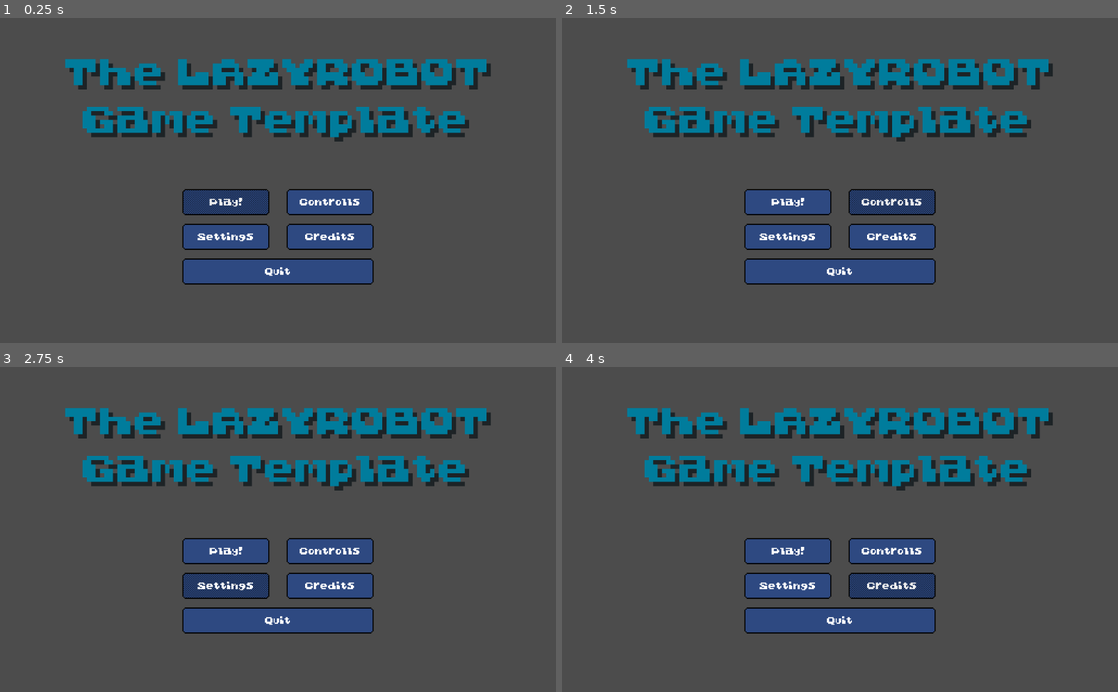
Above: before the commit, frames 1-4 (two rows, left to right).
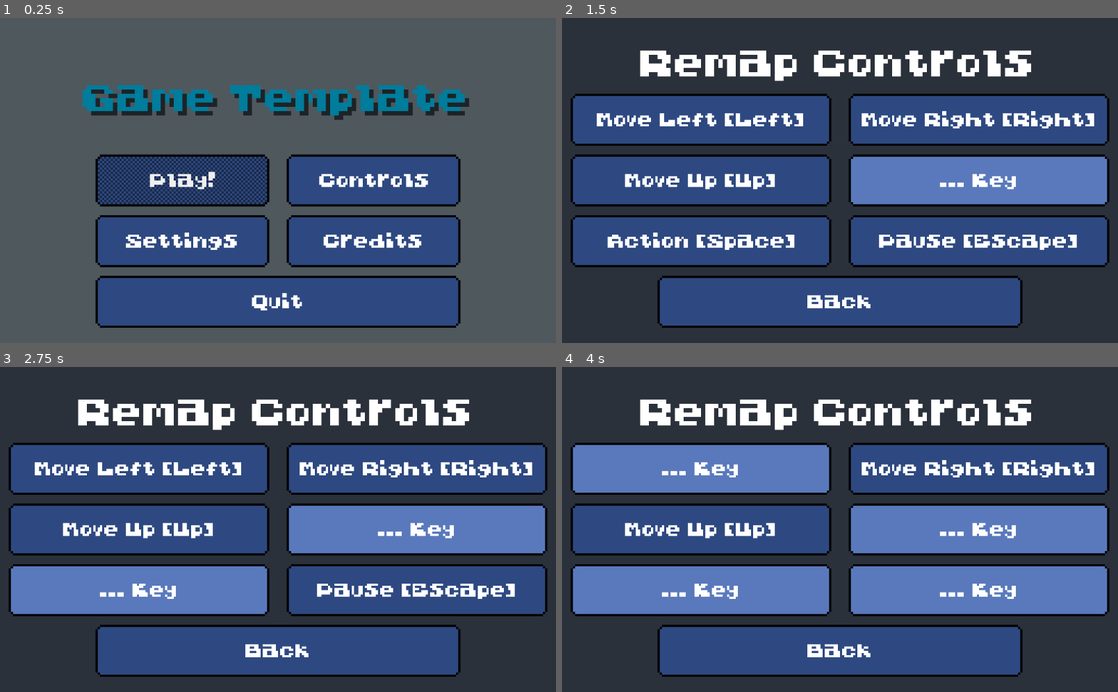
Above: after the commit, the same moments.

Repository: matt-cles/godot-game-template
Game: Godot game, scene res://scenes/Main.tscn
Same seed, same stepped clock (60 frames per second), same inputs: the game is played once before the commit and once after it.
Inputs (mouse positions are in pixels of both pictures, inside the frame that each line leads up to):
- Up to frame 1 (0.25 s): no input
- Up to frame 2 (1.5 s): click (890, 203) at 0.5 s, where only the run before the commit has a clickable "Controlls"; click (934, 180) at 1.25 s, where only the run after the commit has a clickable "Controls"
- Up to frame 3 (2.75 s): click "Settings" at 2 s
- Up to frame 4 (4 s): click "Credits" at 2.75 s; click (701, 467) at 3.5 s, where only the run after the commit has a clickable "Move Left [Left]"

The runs differ from the first frame. In frame 1, 42% of the frame differs, in the area x 11-89%, y 12-96%; in frame 2, 95%; in frame 3, 96%; in frame 4, 97%, in the area x 0-100%, y 0-100%.

Commit message:
add remappable keys

Diff:
--- a/game/project.godot
+++ b/game/project.godot
@@ -9,12 +9,18 @@
 config_version=4
 
 _global_script_classes=[ {
+"base": "Control",
+"class": "Submenu",
+"language": "GDScript",
+"path": "res://scripts/menu_scripts/Submenu.gd"
+}, {
 "base": "Object",
 "class": "SymanticVersion",
 "language": "GDScript",
-"path": "res://scripts/SymanticVersion.gd"
+"path": "res://scripts/helper_scripts/SymanticVersion.gd"
 } ]
 _global_script_class_icons={
+"Submenu": "",
 "SymanticVersion": ""
 }
 
@@ -26,8 +32,8 @@
 
 [autoload]
 
-Settings="*res://scripts/Settings.gd"
-Events="*res://scripts/Events.gd"
+Settings="*res://scripts/singleton_class_scripts/Settings.gd"
+Events="*res://scripts/singleton_class_scripts/Events.gd"
 
 [importer_defaults]
 
--- /dev/null
+++ b/game/scenes/ControlMenu.tscn
@@ -0,0 +1,165 @@
+[gd_scene load_steps=4 format=2]
+
+[ext_resource path="res://scripts/menu_scripts/ControlMenu.gd" type="Script" id=1]
+[ext_resource path="res://assets/HeavyPixTheme/HeavyPix.theme" type="Theme" id=2]
+[ext_resource path="res://scripts/helper_scripts/RemappableKeyButton.gd" type="Script" id=3]
+
+[node name="ControlMenu" type="Control"]
+anchor_right = 1.0
+anchor_bottom = 1.0
+theme = ExtResource( 2 )
+script = ExtResource( 1 )
+__meta__ = {
+"_edit_use_anchors_": false
+}
+default_focus = NodePath("Back")
+
+[node name="ControlMenuBG" type="ColorRect" parent="."]
+anchor_right = 1.0
+anchor_bottom = 1.0
+color = Color( 0.172549, 0.196078, 0.235294, 1 )
+__meta__ = {
+"_edit_use_anchors_": false
+}
+
+[node name="Controls" type="Label" parent="."]
+margin_top = 22.0
+margin_right = 128.0
+margin_bottom = 38.0
+rect_scale = Vector2( 4, 4 )
+text = "Remap Controls"
+align = 1
+valign = 1
+__meta__ = {
+"_edit_use_anchors_": false
+}
+
+[node name="Left" type="Button" parent="."]
+margin_left = 8.0
+margin_top = 70.0
+margin_right = 128.0
+margin_bottom = 94.0
+rect_scale = Vector2( 2, 2 )
+focus_neighbour_right = NodePath("../Right")
+focus_neighbour_bottom = NodePath("../Up")
+focus_next = NodePath("../Right")
+focus_previous = NodePath("../Back")
+toggle_mode = true
+text = "Move Left"
+script = ExtResource( 3 )
+__meta__ = {
+"_edit_use_anchors_": false
+}
+input_event = "ui_left"
+
+[node name="Right" type="Button" parent="."]
+margin_left = 264.0
+margin_top = 70.0
+margin_right = 384.0
+margin_bottom = 94.0
+rect_scale = Vector2( 2, 2 )
+focus_neighbour_left = NodePath("../Left")
+focus_neighbour_bottom = NodePath("../Down")
+focus_next = NodePath("../Up")
+focus_previous = NodePath("../Left")
+toggle_mode = true
+text = "Move Right"
+script = ExtResource( 3 )
+__meta__ = {
+"_edit_use_anchors_": false
+}
+input_event = "ui_right"
+
+[node name="Up" type="Button" parent="."]
+margin_left = 8.0
+margin_top = 126.0
+margin_right = 128.0
+margin_bottom = 150.0
+rect_scale = Vector2( 2, 2 )
+focus_neighbour_top = NodePath("../Left")
+focus_neighbour_right = NodePath("../Down")
+focus_neighbour_bottom = NodePath("../Action")
+focus_next = NodePath("../Down")
+focus_previous = NodePath("../Right")
+toggle_mode = true
+text = "Move Up"
+script = ExtResource( 3 )
+__meta__ = {
+"_edit_use_anchors_": false
+}
+input_event = "ui_up"
+
+[node name="Down" type="Button" parent="."]
+margin_left = 264.0
+margin_top = 126.0
+margin_right = 384.0
+margin_bottom = 150.0
+rect_scale = Vector2( 2, 2 )
+focus_neighbour_left = NodePath("../Up")
+focus_neighbour_top = NodePath("../Right")
+focus_neighbour_bottom = NodePath("../Escape")
+focus_next = NodePath("../Action")
+focus_previous = NodePath("../Up")
+toggle_mode = true
+text = "Move Down"
+script = ExtResource( 3 )
+__meta__ = {
+"_edit_use_anchors_": false
+}
+input_event = "ui_down"
+
+[node name="Action" type="Button" parent="."]
+margin_left = 8.0
+margin_top = 182.0
+margin_right = 128.0
+margin_bottom = 206.0
+rect_scale = Vector2( 2, 2 )
+focus_neighbour_top = NodePath("../Up")
+focus_neighbour_right = NodePath("../Escape")
+focus_neighbour_bottom = NodePath("../Back")
+focus_next = NodePath("../Escape")
+focus_previous = NodePath("../Down")
+toggle_mode = true
+text = "Action"
+script = ExtResource( 3 )
+__meta__ = {
+"_edit_use_anchors_": false
+}
+input_event = "ui_accept"
+
+[node name="Escape" type="Button" parent="."]
+margin_left = 264.0
+margin_top = 182.0
+margin_right = 384.0
+margin_bottom = 206.0
+rect_scale = Vector2( 2, 2 )
+focus_neighbour_left = NodePath("../Action")
+focus_neighbour_top = NodePath("../Down")
+focus_neighbour_bottom = NodePath("../Back")
+focus_next = NodePath("../Back")
+focus_previous = NodePath("../Action")
+toggle_mode = true
+text = "Pause"
+script = ExtResource( 3 )
+__meta__ = {
+"_edit_use_anchors_": false
+}
+input_event = "ui_cancel"
+
+[node name="Back" type="Button" parent="."]
+margin_left = 88.0
+margin_top = 238.0
+margin_right = 256.0
+margin_bottom = 262.0
+rect_scale = Vector2( 2, 2 )
+focus_neighbour_left = NodePath("../Action")
+focus_neighbour_top = NodePath("../Action")
+focus_neighbour_right = NodePath("../Escape")
+focus_next = NodePath("../Left")
+focus_previous = NodePath("../Escape")
+text = "Back"
+__meta__ = {
+"_edit_use_anchors_": false
+}
+
+[connection signal="pressed" from="Back" to="." method="_on_Back_pressed"]
--- a/game/scenes/Main.tscn
+++ b/game/scenes/Main.tscn
@@ -1,7 +1,6 @@
-[gd_scene load_steps=3 format=2]
+[gd_scene load_steps=2 format=2]
 
-[ext_resource path="res://scripts/Menu.gd" type="Script" id=1]
-[ext_resource path="res://assets/HeavyPixTheme/HeavyPix.theme" type="Theme" id=2]
+[ext_resource path="res://scenes/Menu.tscn" type="PackedScene" id=1]
 
 [node name="Main" type="Node2D"]
 
@@ -9,101 +8,8 @@
 current = true
 zoom = Vector2( 0.5, 0.5 )
 
-[node name="Menu" type="Control" parent="."]
+[node name="Menu" parent="." instance=ExtResource( 1 )]
 margin_left = -256.0
 margin_top = -150.0
 margin_right = 256.0
 margin_bottom = 150.0
-theme = ExtResource( 2 )
-script = ExtResource( 1 )
-__meta__ = {
-"_edit_use_anchors_": false
-}
-
-[node name="Play" type="Button" parent="Menu"]
-margin_left = 168.0
-margin_top = 158.0
-margin_right = 248.0
-margin_bottom = 182.0
-focus_neighbour_right = NodePath("../Controlls")
-focus_neighbour_bottom = NodePath("../Settings")
-focus_next = NodePath("../Controlls")
-focus_previous = NodePath("../QuitButton")
-text = "Play!"
-__meta__ = {
-"_edit_use_anchors_": false
-}
-
-[node name="Controlls" type="Button" parent="Menu"]
-margin_left = 264.0
-margin_top = 158.0
-margin_right = 344.0
-margin_bottom = 182.0
-focus_neighbour_left = NodePath("../Play")
-focus_neighbour_bottom = NodePath("../Credits")
-focus_next = NodePath("../Settings")
-focus_previous = NodePath("../Play")
-text = "Controlls"
-__meta__ = {
-"_edit_use_anchors_": false
-}
-
-[node name="Settings" type="Button" parent="Menu"]
-margin_left = 168.0
-margin_top = 190.0
-margin_right = 248.0
-margin_bottom = 214.0
-focus_neighbour_top = NodePath("../Play")
-focus_neighbour_right = NodePath("../Credits")
-focus_neighbour_bottom = NodePath("../Quit")
-focus_next = NodePath("../Credits")
-focus_previous = NodePath("../Controlls")
-text = "Settings"
-__meta__ = {
-"_edit_use_anchors_": false
-}
-
-[node name="Credits" type="Button" parent="Menu"]
-margin_left = 264.0
-margin_top = 190.0
-margin_right = 344.0
-margin_bottom = 214.0
-focus_neighbour_left = NodePath("../Settings")
-focus_neighbour_top = NodePath("../Controlls")
-focus_neighbour_bottom = NodePath("../Quit")
-focus_next = NodePath("../Quit")
-focus_previous = NodePath("../Settings")
-text = "Credits"
-__meta__ = {
-"_edit_use_anchors_": false
-}
-
-[node name="Quit" type="Button" parent="Menu"]
-margin_left = 168.0
-margin_top = 222.0
-margin_right = 344.0
-margin_bottom = 246.0
-focus_neighbour_left = NodePath("../Settings")
-focus_neighbour_top = NodePath("../Settings")
-focus_neighbour_right = NodePath("../Credits")
-focus_next = NodePath("../Play")
-focus_previous = NodePath("../Credits")
-text = "Quit"
-__meta__ = {
-"_edit_use_anchors_": false
-}
-
-[node name="Label" type="Label" parent="Menu"]
-margin_top = 22.0
-margin_right = 128.0
-margin_bottom = 54.0
-rect_scale = Vector2( 4, 4 )
-custom_colors/font_color = Color( 0, 0.490196, 0.615686, 1 )
-custom_colors/font_color_shadow = Color( 0.117647, 0.141176, 0.152941, 1 )
-text = "The LAZYROBOT Game Template"
-align = 1
-valign = 1
-autowrap = true
-__meta__ = {
-"_edit_use_anchors_": false
-}
--- /dev/null
+++ b/game/scenes/Menu.tscn
@@ -0,0 +1,194 @@
+[gd_scene load_steps=4 format=2]
+
+[ext_resource path="res://assets/HeavyPixTheme/HeavyPix.theme" type="Theme" id=1]
+[ext_resource path="res://scripts/menu_scripts/Menu.gd" type="Script" id=2]
+[ext_resource path="res://scenes/ControlMenu.tscn" type="PackedScene" id=3]
+
+[node name="Menu" type="Control"]
+anchor_left = -0.25
+anchor_top = -0.25
+anchor_right = 0.25
+anchor_bottom = 0.25
+theme = ExtResource( 1 )
+script = ExtResource( 2 )
+__meta__ = {
+"_edit_use_anchors_": false
+}
+
+[node name="MainMenu" type="Control" parent="."]
+anchor_right = 1.0
+anchor_bottom = 1.0
+__meta__ = {
+"_edit_use_anchors_": false
+}
+
+[node name="MainMenuBG" type="ColorRect" parent="MainMenu"]
+anchor_right = 1.0
+anchor_bottom = 1.0
+color = Color( 0.337255, 0.439216, 0.501961, 0.337255 )
+__meta__ = {
+"_edit_use_anchors_": false
+}
+
+[node name="Title" type="Label" parent="MainMenu"]
+margin_top = 22.0
+margin_right = 128.0
+margin_bottom = 54.0
+rect_scale = Vector2( 4, 4 )
+custom_colors/font_color = Color( 0, 0.490196, 0.615686, 1 )
+custom_colors/font_color_shadow = Color( 0.117647, 0.141176, 0.152941, 1 )
+text = "[(Project name autofill)]"
+align = 1
+valign = 1
+autowrap = true
+__meta__ = {
+"_edit_use_anchors_": false
+}
+
+[node name="Play" type="Button" parent="MainMenu"]
+margin_left = 88.0
+margin_top = 126.0
+margin_right = 168.0
+margin_bottom = 150.0
+rect_scale = Vector2( 2, 2 )
+focus_neighbour_right = NodePath("../Controls")
+focus_neighbour_bottom = NodePath("../Settings")
+focus_next = NodePath("../Controls")
+focus_previous = NodePath("../Quit")
+text = "Play!"
+__meta__ = {
+"_edit_use_anchors_": false
+}
+
+[node name="Controls" type="Button" parent="MainMenu"]
+margin_left = 264.0
+margin_top = 126.0
+margin_right = 344.0
+margin_bottom = 150.0
+rect_scale = Vector2( 2, 2 )
+focus_neighbour_left = NodePath("../Play")
+focus_neighbour_bottom = NodePath("../Credits")
+focus_next = NodePath("../Settings")
+focus_previous = NodePath("../Play")
+text = "Controls"
+__meta__ = {
+"_edit_use_anchors_": false
+}
+
+[node name="Settings" type="Button" parent="MainMenu"]
+margin_left = 88.0
+margin_top = 182.0
+margin_right = 168.0
+margin_bottom = 206.0
+rect_scale = Vector2( 2, 2 )
+focus_neighbour_top = NodePath("../Play")
+focus_neighbour_right = NodePath("../Credits")
+focus_neighbour_bottom = NodePath("../Quit")
+focus_next = NodePath("../Credits")
+focus_previous = NodePath("../Controls")
+text = "Settings"
+__meta__ = {
+"_edit_use_anchors_": false
+}
+
+[node name="Credits" type="Button" parent="MainMenu"]
+margin_left = 264.0
+margin_top = 182.0
+margin_right = 344.0
+margin_bottom = 206.0
+rect_scale = Vector2( 2, 2 )
+focus_neighbour_left = NodePath("../Settings")
+focus_neighbour_top = NodePath("../Controls")
+focus_neighbour_bottom = NodePath("../Quit")
+focus_next = NodePath("../Quit")
+focus_previous = NodePath("../Settings")
+text = "Credits"
+__meta__ = {
+"_edit_use_anchors_": false
+}
+
+[node name="Quit" type="Button" parent="MainMenu"]
+margin_left = 88.0
+margin_top = 238.0
+margin_right = 256.0
+margin_bottom = 262.0
+rect_scale = Vector2( 2, 2 )
+focus_neighbour_left = NodePath("../Settings")
+focus_neighbour_top = NodePath("../Settings")
+focus_neighbour_right = NodePath("../Credits")
+focus_next = NodePath("../Play")
+focus_previous = NodePath("../Credits")
+text = "Quit"
+__meta__ = {
+"_edit_use_anchors_": false
+}
+
+[node name="ControlMenu" parent="." instance=ExtResource( 3 )]
+visible = false
+
+[node name="QuitSplash" type="Control" parent="."]
+visible = false
+anchor_right = 1.0
+anchor_bottom = 1.0
+__meta__ = {
+"_edit_use_anchors_": false
+}
+
+[node name="QuitSplashBG" type="ColorRect" parent="QuitSplash"]
+anchor_right = 1.0
+anchor_bottom = 1.0
+color = Color( 0, 0, 0, 1 )
+__meta__ = {
+"_edit_use_anchors_": false
+}
+
+[node name="ThanksForPlaying" type="Label" parent="QuitSplash"]
+margin_top = 22.0
+margin_right = 128.0
+margin_bottom = 38.0
+rect_scale = Vector2( 4, 4 )
+text = "Thanks for playing!"
+align = 1
+valign = 1
+__meta__ = {
+"_edit_use_anchors_": false
+}
+
+[node name="Credits" type="Label" parent="QuitSplash"]
+margin_top = 126.0
+margin_right = 256.0
+margin_bottom = 138.0
+rect_scale = Vector2( 2, 2 )
+text = "[(Project name autofill)] made by:"
+align = 1
+valign = 1
+__meta__ = {
+"_edit_use_anchors_": false
+}
+
+[node name="Credits_list" type="Label" parent="QuitSplash"]
+margin_left = 64.0
+margin_top = 158.0
+margin_right = 256.0
+margin_bottom = 222.0
+rect_scale = Vector2( 2, 2 )
+text = "Matt Cles"
+align = 1
+__meta__ = {
+"_edit_use_anchors_": false
+}
+
+[node name="TemplateShoutOut" type="RichTextLabel" parent="QuitSplash"]
+margin_left = 136.0
+margin_top = 270.0
+margin_right = 376.0
+margin_bottom = 294.0
+bbcode_enabled = true
+bbcode_text = "
+ Made with [url=https://github.com/matt-cles/godot-game-template]Matt's Godot Game Template[url]"
+text = "
+ Made with Matt's Godot Game Template"
+
+[connection signal="pressed" from="MainMenu/Controls" to="." method="_on_Controls_pressed"]
+[connection signal="pressed" from="MainMenu/Quit" to="." method="_on_Quit_pressed"]
+[connection signal="meta_clicked" from="QuitSplash/TemplateShoutOut" to="." method="_on_TemplateShoutOut_meta_clicked"]
--- a/game/scripts/Menu.gd
+++ /dev/null
@@ -1,4 +0,0 @@
-extends Control
-
-func _ready():
-	$Play.grab_focus()
--- /dev/null
+++ b/game/scripts/helper_scripts/RemappableKeyButton.gd
@@ -0,0 +1,44 @@
+# thanks to the godot-demo for input mapping available here:
+# https://github.com/godotengine/godot-demo-projects/tree/master/gui/input_mapping
+
+extends Button
+
+onready var settings:Settings = get_node("/root/Settings")
+
+export var input_event = "enter_input_event_here"
+
+var raw_text
+
+func _ready():
+	# Capture the button label
+	raw_text = text
+	# Don't process unhandled_key_input events yet
+	set_process_unhandled_key_input(false)
+	# Update the text to show the current key assigned
+	show_current_key()
+
+func show_current_key():
+	var current_keys = InputMap.get_action_list(input_event)
+	var current_key_text = "None"
+	if current_keys:
+		current_key_text = current_keys[0].as_text()
+	text = "%s [%s]" % [raw_text, current_key_text]
+
+func _toggled(button_pressed):
+	release_focus()
+	yield(get_tree().create_timer(0.01), "timeout")
+	set_process_unhandled_key_input(button_pressed)
+	if button_pressed:
+		text = "... Key"
+	else:
+		show_current_key()
+		grab_focus()
+
+func _unhandled_key_input(event):
+	remap_event(event)
+	pressed = false
+	grab_focus()
+
+func remap_event(event):
+	settings.remap_key(input_event, event)
+	show_current_key()
--- /dev/null
+++ b/game/scripts/menu_scripts/ControlMenu.gd
@@ -0,0 +1,5 @@
+extends Submenu
+
+
+func _on_Back_pressed():
+	return_focus()
--- /dev/null
+++ b/game/scripts/menu_scripts/Menu.gd
@@ -0,0 +1,38 @@
+extends Control
+
+onready var settings:Settings = get_node("/root/Settings")
+onready var project_name = ProjectSettings.get("application/config/name")
+
+func _ready():
+	# Ensure that the MainMenu is visible
+	$MainMenu.visible = true
+
+	# Ensure that the splash screens and other menus are not visible
+	$ControlMenu.visible = false
+	$QuitSplash.visible = false
+
+	# Autofill project name
+	$MainMenu/Title.text = project_name
+	$QuitSplash/Credits.text = "%s made by:" % project_name
+
+	# Give focus to the "Play!" button
+	$MainMenu/Play.grab_focus()
+
+# When the player presses the Quit Button
+func _on_Quit_pressed():
+	# Show the quit splash screen, This is mostly benifitial in an HTML5 Export
+	$QuitSplash.visible = true
+
+	# Wait for splash screen timeout defined in settings
+	yield(get_tree().create_timer(settings.SECONDS_TO_SHOW_EXIT_SPLASH), "timeout")
+
+	# Exit the game
+	get_tree().quit()
+
+# Open the link to the template repo on link click
+func _on_TemplateShoutOut_meta_clicked(_meta):
+	var _err = OS.shell_open("https://github.com/matt-cles/godot-game-template")
+
+# When the player presses the controlls button
+func _on_Controls_pressed():
+	$ControlMenu.borrow_focus()
--- /dev/null
+++ b/game/scripts/menu_scripts/Submenu.gd
@@ -0,0 +1,17 @@
+extends Control
+class_name Submenu
+
+var focus_return = null
+export (NodePath) var default_focus = null
+
+func borrow_focus():
+	visible = true
+	focus_return = get_focus_owner()
+	if default_focus:
+		get_node(default_focus).grab_focus()
+
+func return_focus():
+	if focus_return:
+		visible = false
+		focus_return.grab_focus()
+		focus_return = null
--- a/game/scripts/Settings.gd
+++ b/game/scripts/singleton_class_scripts/Settings.gd
@@ -8,6 +8,9 @@
 # Constants
 # The path to the users config file
 const CONFIG_FILE_PATH = "user://settings.cfg"
+
+# How long to show the Quit Game splash screen
+const SECONDS_TO_SHOW_EXIT_SPLASH = 5
 
 # Variables
 
@@ -32,9 +35,18 @@
 var move_right = "ui_right"
 var move_up = "ui_up"
 var move_down = "ui_down"
-var ui_accept = "ui_accept"
-var cancel = "ui_cancel"
-var action = "action"
+var action = "ui_accept"
+var pause = "ui_cancel"
+
+# Input defaults map
+var input_defaults = {
+	move_left: 'left',
+	move_right: 'right',
+	move_up: 'up',
+	move_down: 'down',
+	action: 'space',
+	pause: 'escape',
+}
 
 # In this function, you can fix/reformat old config files to prevent breaking
 # config changes from corrupting user data
@@ -49,10 +61,35 @@
 		# config_file.erase_section_key("meta", "versoin")
 		# config_file.set_value("meta", "version", temp)
 
+	## Pass can safely be removed once there exists a config incompatibility above.
 	pass
 
 func _ready():
 	config_file = ConfigFile.new()
 	var _err = config_file.load(CONFIG_FILE_PATH)
 	config_file_version = config_file.get_value("meta", "version", new_config_file_version)
+
+	# Check config file for incompatibility of previous versions
 	check_for_config_incompatibility()
+
+	# Set up controls
+	set_up_controls()
+
+func set_up_controls():
+	# Initialize the input events to ensure they have no extra inputs
+	#var inputs = [move_left, move_right, move_up, move_down, action, pause]
+	for input in input_defaults:
+		if InputMap.has_action(input):
+			InputMap.action_erase_events(input)
+		else:
+			InputMap.add_action(input)
+		var default_key = InputEventKey.new()
+		default_key.scancode = OS.find_scancode_from_string(input_defaults[input])
+		var config_key = config_file.get_value("input", input, default_key)
+		InputMap.action_add_event(input, config_key)
+
+func remap_key(input_event, event):
+	config_file.set_value("input", input_event, event)
+	var _err = config_file.save(CONFIG_FILE_PATH)
+	InputMap.action_erase_events(input_event)
+	InputMap.action_add_event(input_event, event)
Renamed: game/scripts/SymanticVersion.gd -> game/scripts/helper_scripts/SymanticVersion.gd
Renamed: game/scripts/Events.gd -> game/scripts/singleton_class_scripts/Events.gd
